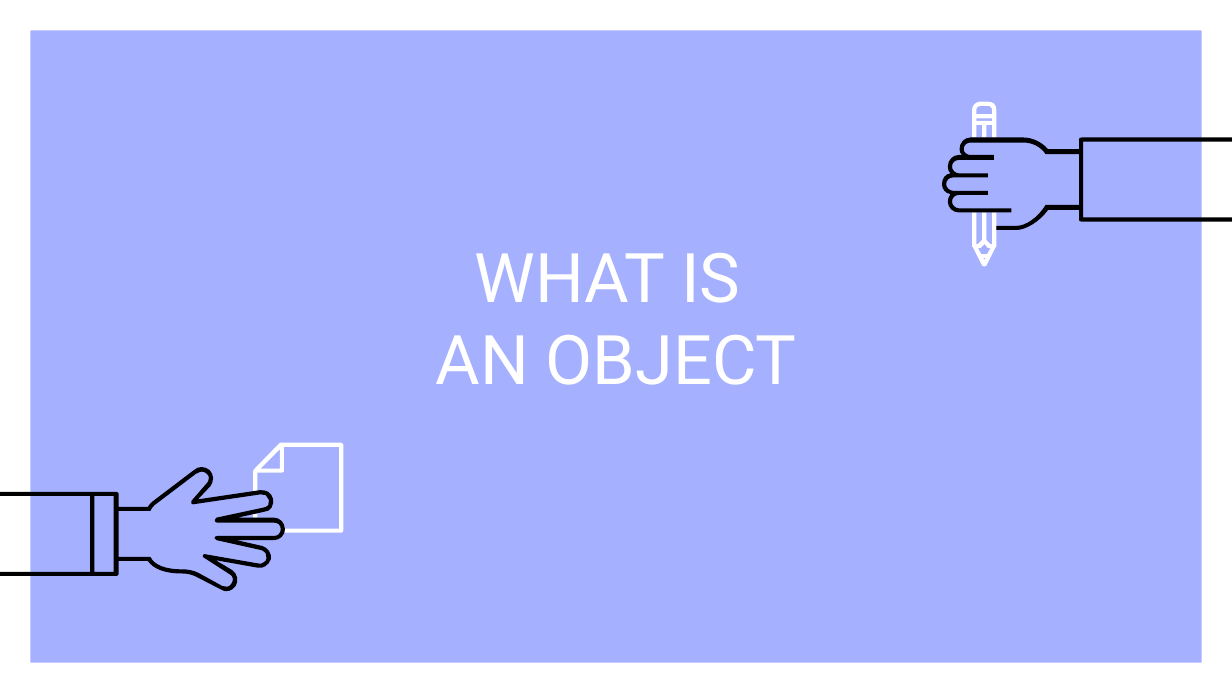
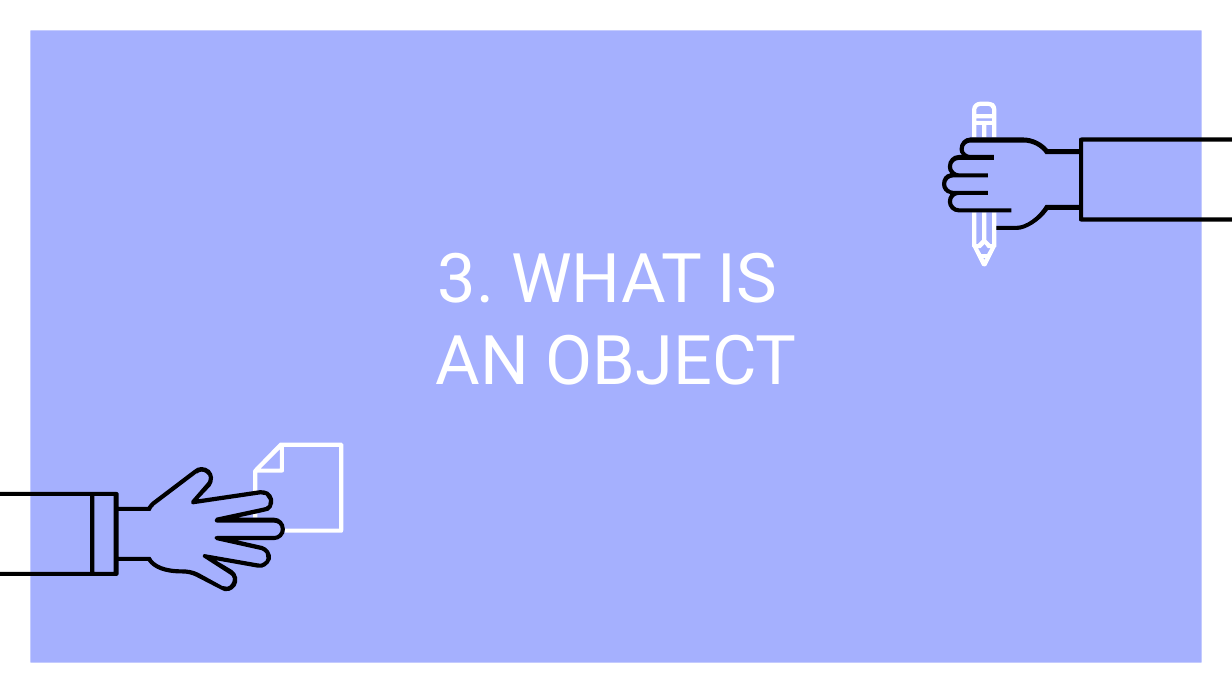
Before and after one commit to VoLeKhanhDuy/XDPM_HDT, a slide deck: slide 12 of chuong 4.pptx. Drawn at 1232x693 pixels with LibreOffice and Linux fonts; fonts in the diff are those of the drawing. Boxes give left, top, right and bottom in pixels: in the first picture for what was removed or moved away, otherwise in the second. Text is boxed around its words. In the diff, an @@ line names an element or a change of style, - is before the commit and + after.

Commit message:
sua ppt lan 2

```diff
--- a/chuong 4.pptx
+++ b/chuong 4.pptx
@@ title at [436, 253, 797, 385]: text changed @@
-WHAT IS
-AN OBJECT
+3. WHAT IS
+AN OBJECT
```
Also in this commit, not shown: 22 other slides changed, 3 other files.
